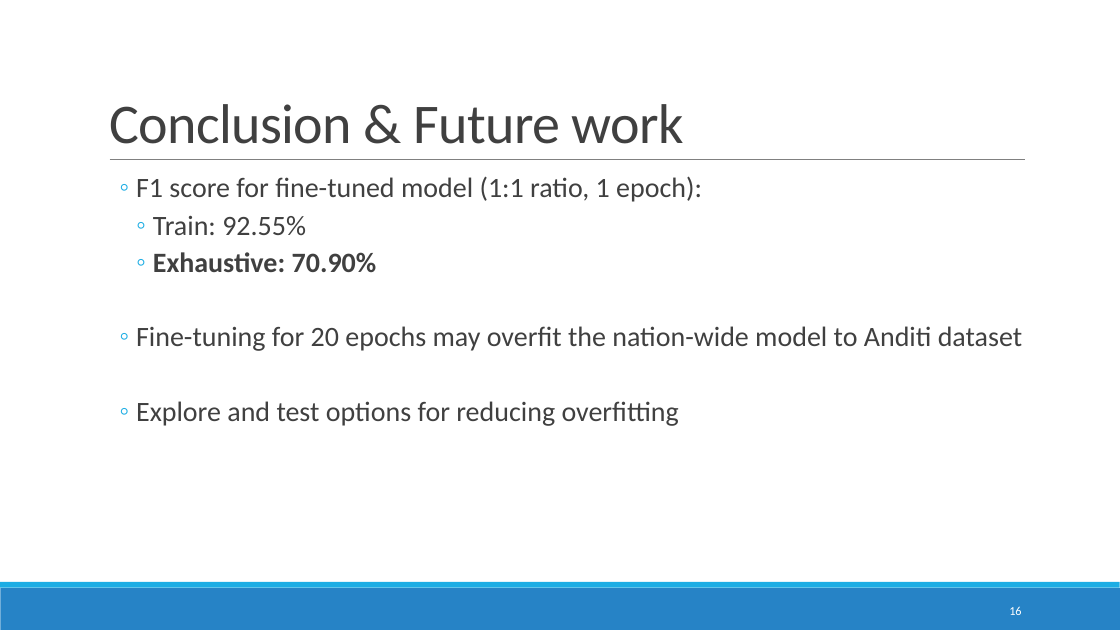
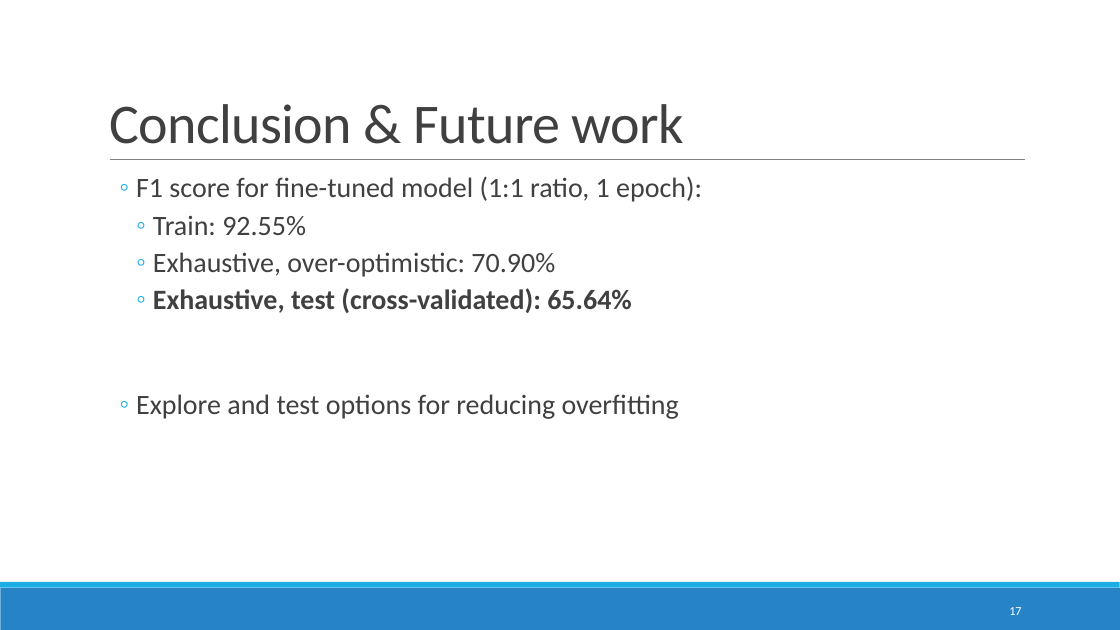
Before and after one commit to DomJamb/school_mapping, a slide deck: slide 17 of presentations/27.2/School mapping in ESRI imagery.pptx (slide 16 before the commit). Drawn at 1120x630 pixels with LibreOffice and Linux fonts; fonts in the diff are those of the drawing. Boxes give left, top, right and bottom in pixels: in the first picture for what was removed or moved away, otherwise in the second. Text is boxed around its words. In the diff, an @@ line names an element or a change of style, - is before the commit and + after.

```diff
--- a/presentations/27.2/School mapping in ESRI imagery.pptx
+++ b/presentations/27.2/School mapping in ESRI imagery.pptx
@@ text at box(153, 252, 632, 313): text changed; bold on @@
-    ◦ Exhaustive: 70.90%
-  ◦ Fine-tuning for 20 epochs may overfit the nation-wide model to Anditi dataset
+    ◦ Exhaustive, over-optimistic: 70.90%
+    ◦ Exhaustive, test (cross-validated): 65.64%
@@ page number at box(1009, 607, 1021, 615): text changed @@
-16
+17
```
Also in this commit, not shown: 3 other slides changed, 1 slide added, 3 other files.
